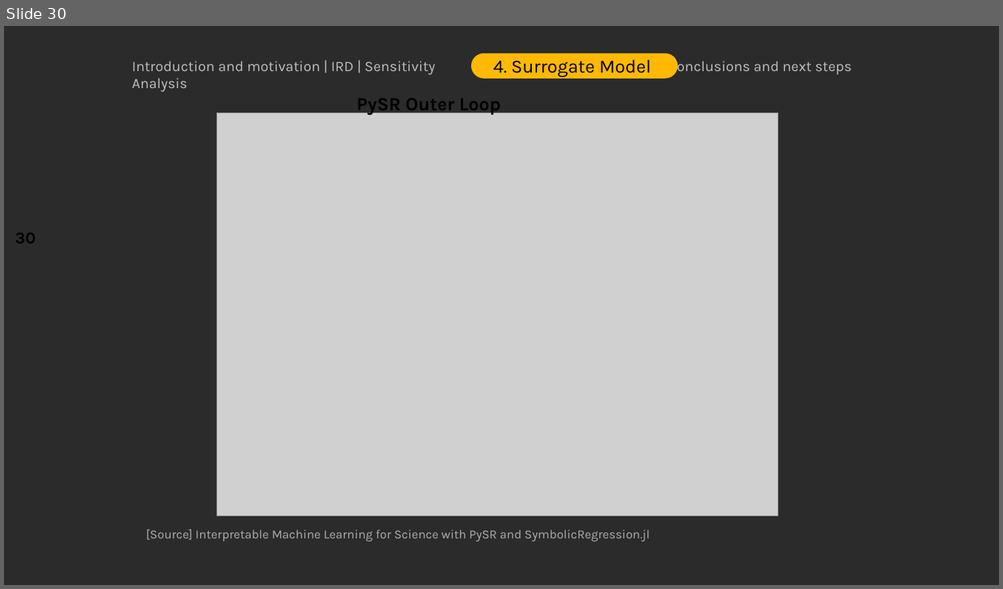
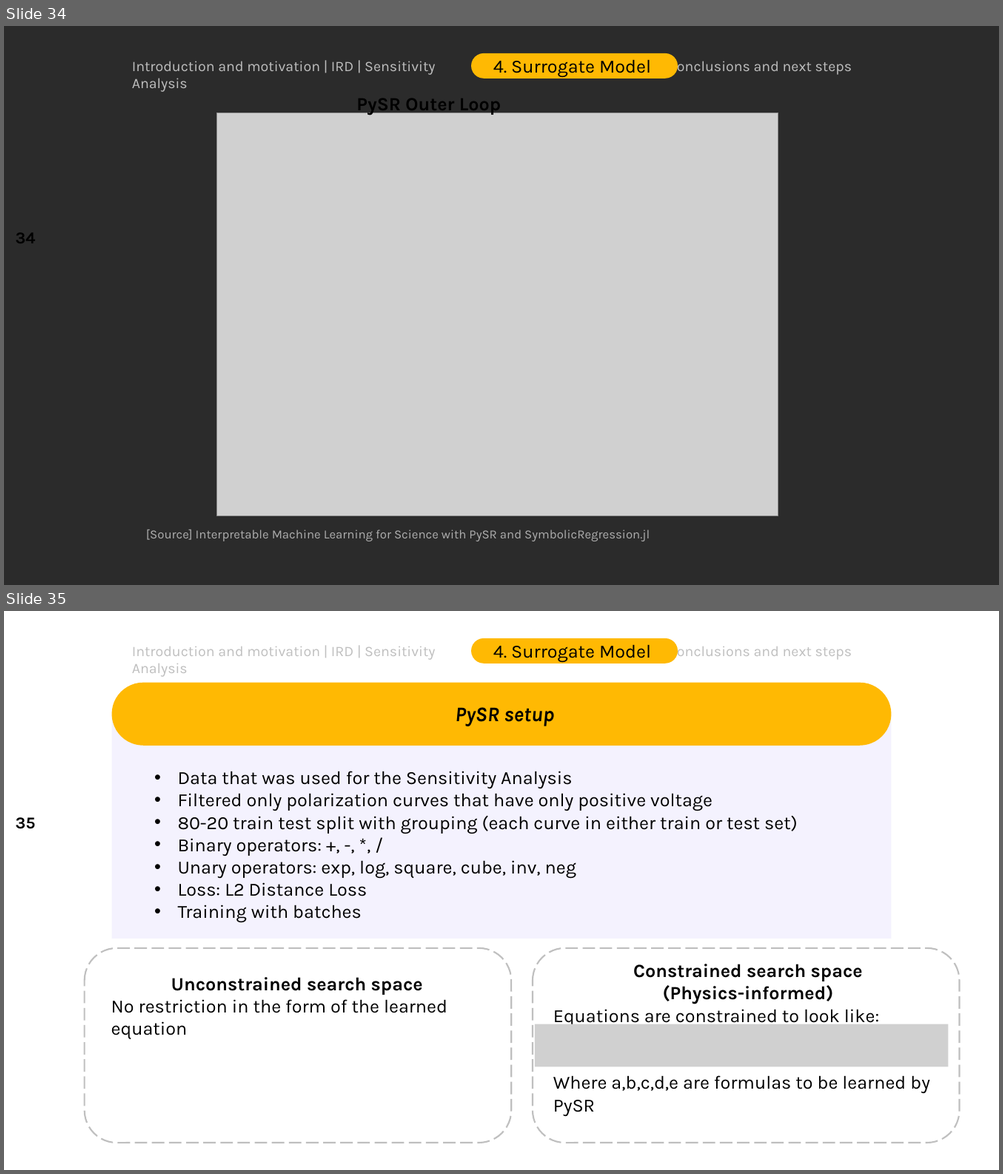
Before and after one commit to DejvisT/Sensitivity-Analysis-and-Surrogate-Modeling-of-PEM-Fuel-Cells, a slide deck: final_presentation_v1.pptx. Shown one above the other, each under a label of ours: slide 30 before the commit, slides 34 and 35 after it. The pictures are 1003x589 and 1003x1174 pixels, drawn with LibreOffice and Linux fonts; fonts in the diff are those of the drawing; grey boxes stand for pictures; background and template pictures are left out; a plain dark background stands for a picture behind light text. Boxes give left, top, right and bottom in pixels: in the first picture for what was removed or moved away, otherwise in the second. Text is boxed around its words. In the diff, an @@ line names an element or a change of style, - is before the commit and + after.

Commit message:
Adding PySR setup slide

```diff
--- a/final_presentation_v1.pptx
+++ b/final_presentation_v1.pptx
@@ slide 35 added at (4, 611, 999, 1170), background picture (left out) @@
@@ text added at (132, 647, 435, 677), 14 pt, text #BFBFBF @@
+Introduction and motivation | IRD | Sensitivity Analysis
@@ rounded rectangle added at (471, 638, 677, 664), fill #FFB903, 18 pt, text #000000 @@
+4. Surrogate Model
@@ text added at (668, 643, 852, 661), 14 pt, text #BFBFBF @@
+Conclusions and next steps
@@ group added at (111, 683, 891, 940): 2 texts, 1 rectangle, 1 rounded rectangle @@
+PySR setup
+• Data that was used for the Sensitivity Analysis
+• Filtered only polarization curves that have only positive voltage
+• 80-20 train test split with grouping (each curve in either train or test set)
+• Binary operators: +, -, *, /
+• Unary operators: exp, log, square, cube, inv, neg
+• Loss: L2 Distance Loss
+• Training with batches
@@ page number added at (15, 817, 35, 829), 16 pt, text #000000, bold @@
+35
@@ rounded rectangle added at (85, 948, 512, 1143), outline #BFBFBF 1.5 pt dashed @@
@@ rounded rectangle added at (532, 948, 959, 1143), outline #BFBFBF 1.5 pt dashed @@
@@ text added at (553, 964, 930, 1116), 18 pt, text #000000 @@
+Constrained search space
+(Physics-informed)
+Equations are constrained to look like:
+Where a,b,c,d,e are formulas to be learned by PySR
@@ text added at (111, 977, 447, 1039), 18 pt, text #000000 @@
+Unconstrained search space
+No restriction in the form of the learned equation
@@ picture added at (535, 1025, 948, 1067) @@
@@ what was slide 30 is now slide 34 @@
@@ page number at (15, 233, 35, 244): text changed @@
-30
+34
```
Also in this commit, not shown: 12 slides changed, 6 other slides added, 2 slides removed.
